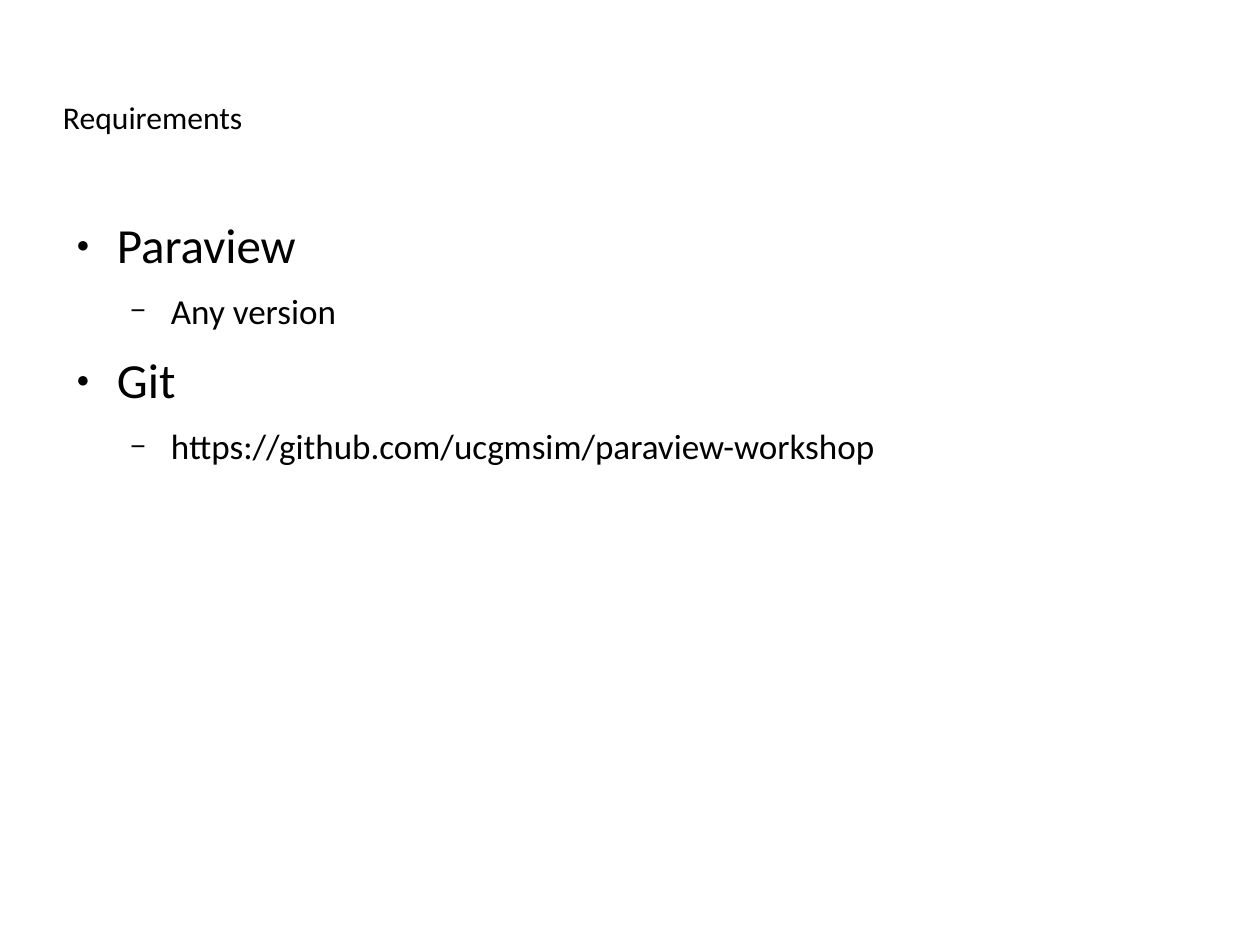
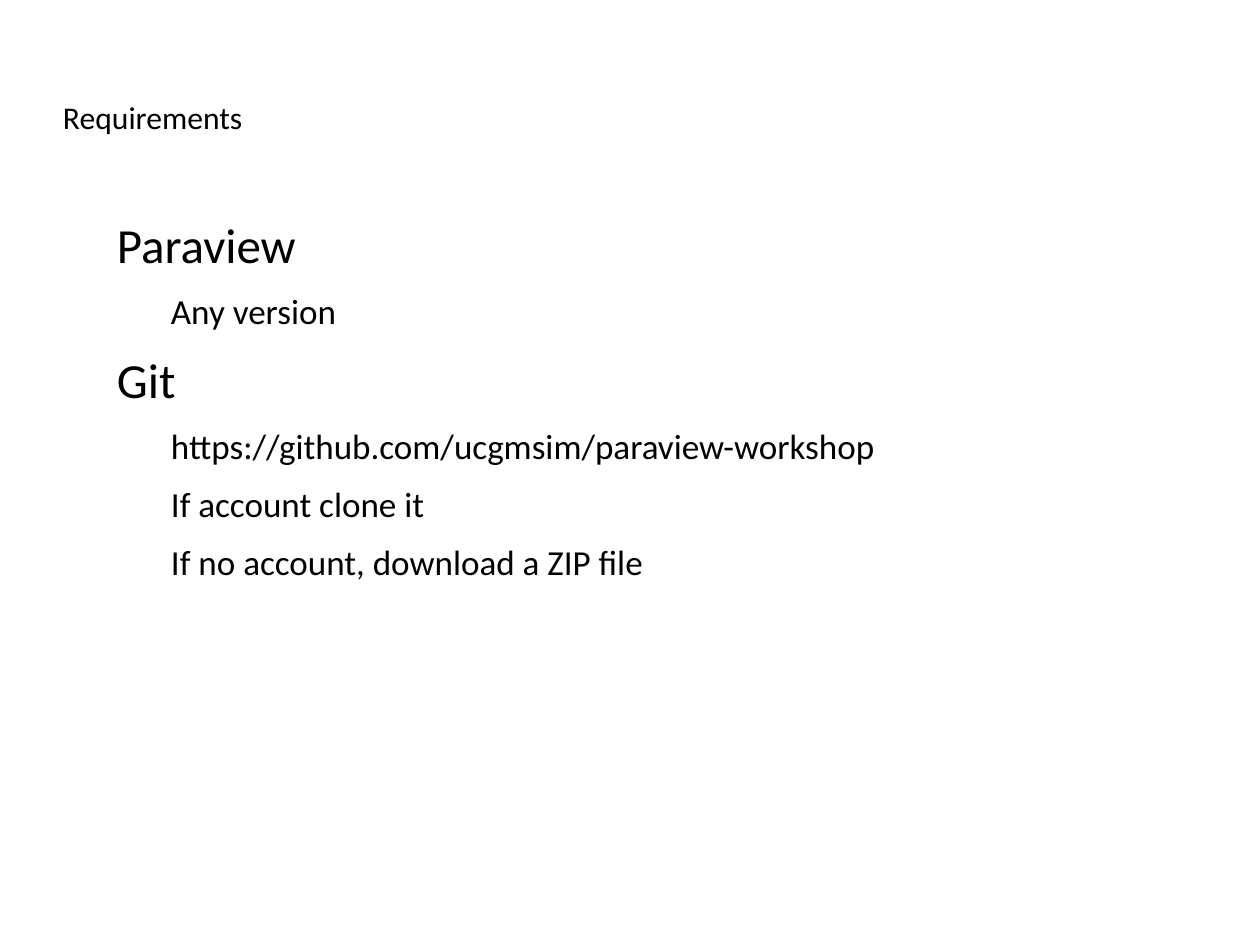
Before and after one commit to ucgmsim/workshops, a slide deck: slide 3 of presentation/slides.odp. Drawn at 1260x945 pixels with LibreOffice and Linux fonts; fonts in the diff are those of the drawing; background and template pictures are left out. Boxes give left, top, right and bottom in pixels: in the first picture for what was removed or moved away, otherwise in the second. Text is boxed around its words. In the diff, an @@ line names an element or a change of style, - is before the commit and + after.

```diff
--- a/presentation/slides.odp
+++ b/presentation/slides.odp
@@ text at [117, 229, 874, 465]: bullet colour #000000 to #FFFFFF @@
@@ text at [171, 492, 643, 580]: paragraphs added @@
+  − If account clone it
+  − If no account, download a ZIP file
```
Also in this commit, not shown: 14 other slides changed, 2 other files.
